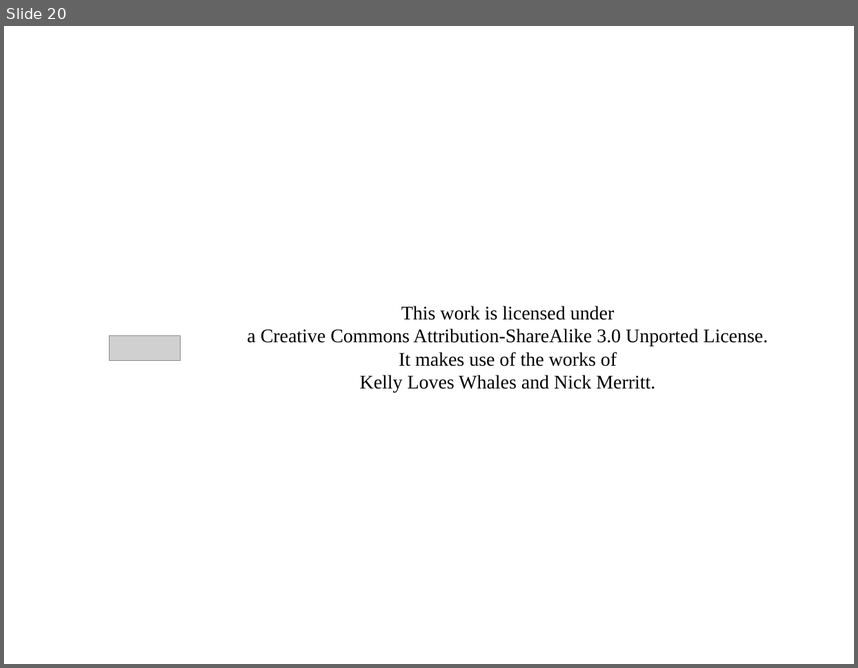
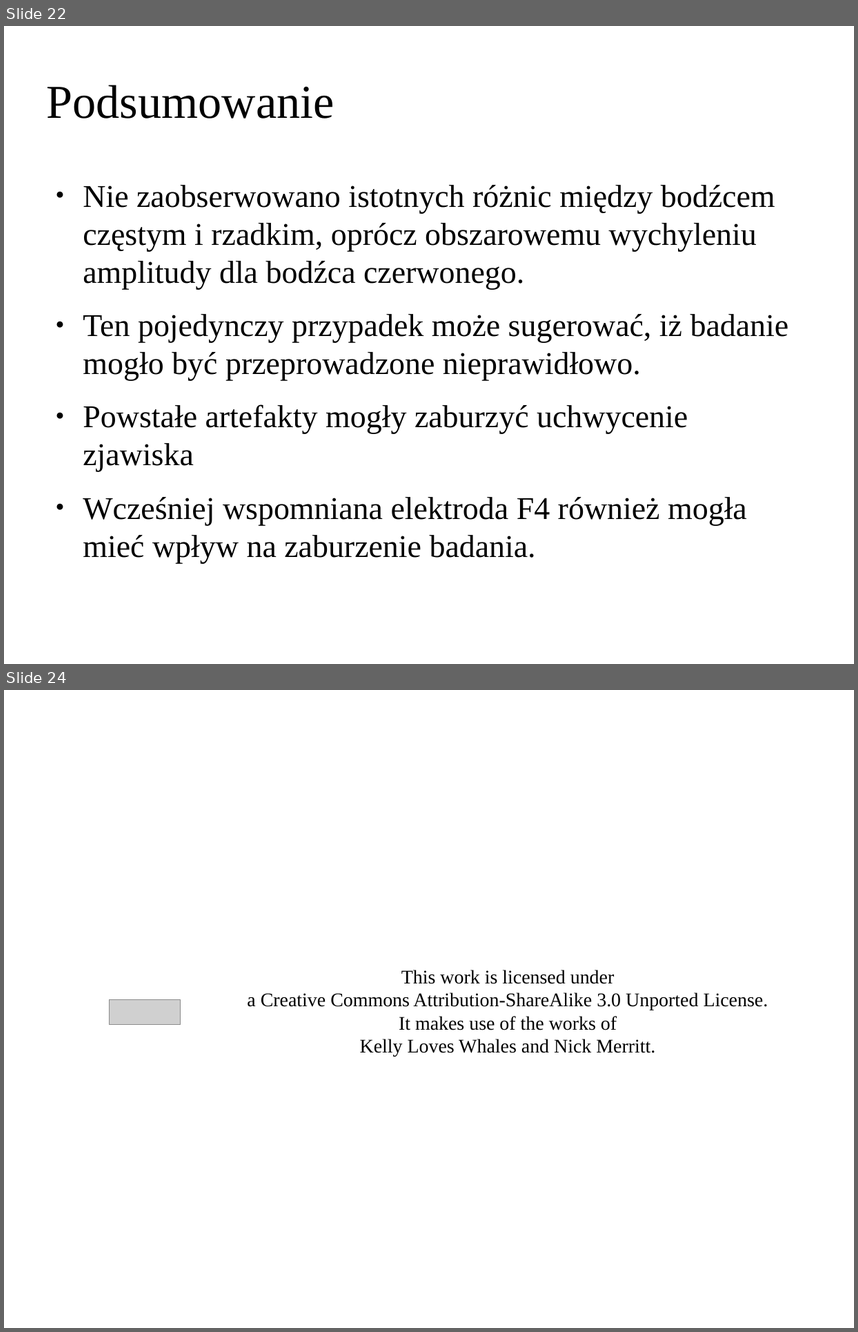
Before and after one commit to BartekKrzepkowski/EEG_Analysis_Lab, a slide deck: BartlomiejKrzepkowski_P300a.odp. Shown one above the other, each under a label of ours: slide 20 before the commit, slides 22 and 24 after it; the slides between them are not shown. The pictures are 858x668 and 858x1332 pixels, drawn with LibreOffice and Linux fonts; fonts in the diff are those of the drawing; grey boxes stand for pictures; background and template pictures are left out. Boxes give left, top, right and bottom in pixels: in the first picture for what was removed or moved away, otherwise in the second. Text is boxed around its words. In the diff, an @@ line names an element or a change of style, - is before the commit and + after.

```diff
--- a/BartlomiejKrzepkowski_P300a.odp
+++ b/BartlomiejKrzepkowski_P300a.odp
@@ slide 22 added at (x1=4, y1=26, x2=854, y2=664), background picture (left out) @@
@@ title added at (x1=47, y1=85, x2=335, y2=118), 44 pt, text #000000 @@
+Podsumowanie
@@ text added at (x1=83, y1=185, x2=789, y2=557), 29.6 pt, text #000000 @@
+● Nie zaobserwowano istotnych różnic między bodźcem częstym i rzadkim, oprócz obszarowemu wychyleniu amplitudy dla bodźca czerwonego.
+● Ten pojedynczy przypadek może sugerować, iż badanie mogło być przeprowadzone nieprawidłowo.
+● Powstałe artefakty mogły zaburzyć uchwycenie zjawiska
+● Wcześniej wspomniana elektroda F4 również mogła mieć wpływ na zaburzenie badania.
@@ what was slide 20 is now slide 24 @@
```
Also in this commit, not shown: 3 slides changed, 5 other slides added, 2 slides removed, 1 other file.
